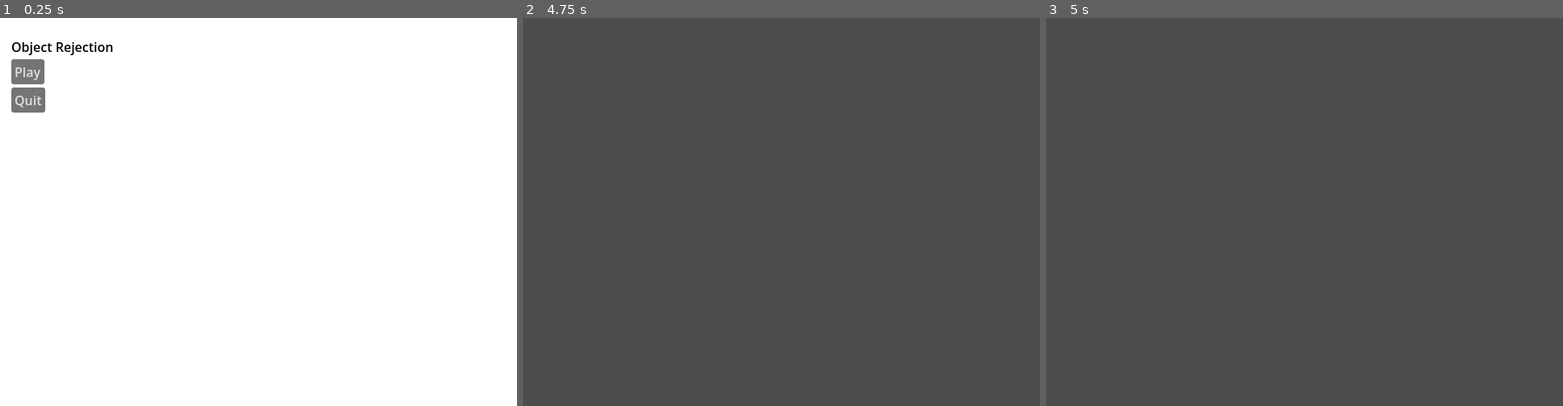
Above: before the commit, frames 1-3 (left to right).
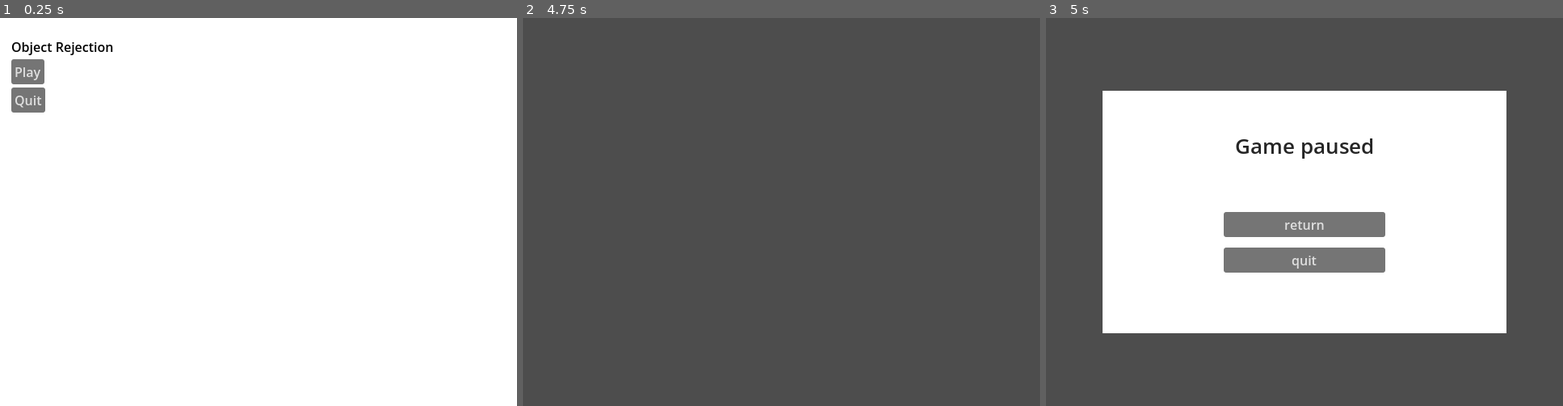
Above: after the commit, the same moments.

Repository: Cyberiada2025-2026/Lem-Jam
Game: Godot game, scene res://ui/main_menu/main_menu.tscn
The game is run twice, just before and just after one commit, with the same random seed, the same clock (stepped at 60 frames per second) and the same inputs.
Inputs (mouse positions are in pixels of both pictures, inside the frame that each line leads up to):
- Up to frame 1 (0.25 s): no input
- Up to frame 2 (4.75 s): click "Play" at 0.5 s; tap Enter at 1.25, 2.75, 4.25 s; move the mouse to (895, 192) at 1.27 s; click (895, 192) at 1.42 s; tap Space at 2, 3.5 s; move the mouse to (678, 231) at 2.02 s; click (678, 231) at 2.17 s; move the mouse to (833, 126) at 2.77 s; click (833, 126) at 2.92 s; move the mouse to (755, 289) at 3.52 s; click (755, 289) at 3.67 s; move the mouse to (936, 270) at 4.27 s; click (936, 270) at 4.42 s
- Up to frame 3 (5 s): tap Escape (pause, bound only after the commit) at 4.9 s

Frames 1-2 are identical in both runs. In frame 3, 49% of the frame differs, in the area x 10-90%, y 18-82%.

Commit message:
add pause menu functionality

Diff:
--- a/project.godot
+++ b/project.godot
@@ -26,6 +26,14 @@
 window/stretch/mode="viewport"
 window/stretch/scale_mode="integer"
 
+[input]
+
+pause={
+"deadzone": 0.2,
+"events": [Object(InputEventKey,"resource_local_to_scene":false,"resource_name":"","device":-1,"window_id":0,"alt_pressed":false,"shift_pressed":false,"ctrl_pressed":false,"meta_pressed":false,"pressed":false,"keycode":0,"physical_keycode":4194305,"key_label":0,"unicode":0,"location":0,"echo":false,"script":null)
+]
+}
+
 [physics]
 
 3d/physics_engine="Jolt Physics"
--- a/scenes/debug/enemy.tscn
+++ b/scenes/debug/enemy.tscn
@@ -1,6 +1,7 @@
 [gd_scene format=3 uid="uid://bxga0y1mkacxs"]
 
 [ext_resource type="PackedScene" uid="uid://dnsnqcshly5ek" path="res://shared/enemy/enemy.tscn" id="1_l7w7u"]
+[ext_resource type="PackedScene" uid="uid://coulty6lytj5" path="res://ui/pause_screen/pause_screen.tscn" id="2_dlhiu"]
 
 [sub_resource type="WorldBoundaryShape2D" id="WorldBoundaryShape2D_lsxvw"]
 normal = Vector2(0, 5)
@@ -41,3 +42,5 @@
 position = Vector2(200, 400)
 rotation = 3.1415927
 shape = SubResource("WorldBoundaryShape2D_lsxvw")
+
+[node name="PauseScreen" parent="." unique_id=870774568 instance=ExtResource("2_dlhiu")]
--- a/scenes/main/main.tscn
+++ b/scenes/main/main.tscn
@@ -1,3 +1,7 @@
 [gd_scene format=3 uid="uid://dxxe5d14gjlvc"]
 
+[ext_resource type="PackedScene" uid="uid://coulty6lytj5" path="res://ui/pause_screen/pause_screen.tscn" id="1_hyk8p"]
+
 [node name="Main" type="Node2D" unique_id=1586237799]
+
+[node name="PauseScreen" parent="." unique_id=870774568 instance=ExtResource("1_hyk8p")]
--- /dev/null
+++ b/ui/pause_screen/pause_screen.gd
@@ -0,0 +1,27 @@
+extends Node
+
+var game_pause = false
+
+func pause_game():
+	game_pause = true
+	get_child(0).visible = true
+	get_tree().paused = true
+
+func unpause_game():
+	game_pause = false
+	get_child(0).visible = false
+	get_tree().paused = false
+
+func _process(delta: float) -> void:
+	if Input.is_action_just_pressed("pause"):
+		if game_pause:
+			unpause_game()
+		else:
+			pause_game()
+
+
+func _on_return_button_pressed() -> void:
+	unpause_game() # Replace with function body.
+
+func _on_quit_button_pressed() -> void:
+	get_tree().quit() # Replace with function body.
--- a/ui/pause_screen/pause_screen.tscn
+++ b/ui/pause_screen/pause_screen.tscn
@@ -1,9 +1,93 @@
 [gd_scene format=3 uid="uid://coulty6lytj5"]
 
+[ext_resource type="Script" uid="uid://w71shtk56qfw" path="res://ui/pause_screen/pause_screen.gd" id="1_yfpbd"]
+
 [node name="PauseScreen" type="Control" unique_id=870774568]
+process_mode = 3
+custom_minimum_size = Vector2(640, 480)
 layout_mode = 3
-anchors_preset = 15
+anchors_preset = 0
+offset_right = 640.0
+offset_bottom = 480.0
+script = ExtResource("1_yfpbd")
+
+[node name="ColorRect" type="ColorRect" parent="." unique_id=703735644]
+visible = false
+layout_mode = 1
+anchors_preset = 8
+anchor_left = 0.5
+anchor_top = 0.5
+anchor_right = 0.5
+anchor_bottom = 0.5
+offset_left = -250.0
+offset_top = -150.0
+offset_right = 250.0
+offset_bottom = 150.0
+grow_horizontal = 2
+grow_vertical = 2
+
+[node name="Container" type="Control" parent="ColorRect" unique_id=925789750]
+layout_mode = 1
+anchors_preset = 8
+anchor_left = 0.5
+anchor_top = 0.5
+anchor_right = 0.5
+anchor_bottom = 0.5
+offset_left = -200.0
+offset_top = -100.0
+offset_right = 200.0
+offset_bottom = 100.0
+grow_horizontal = 2
+grow_vertical = 2
+
+[node name="RichTextLabel" type="RichTextLabel" parent="ColorRect/Container" unique_id=221464659]
+layout_mode = 1
+anchors_preset = 5
+anchor_left = 0.5
+anchor_right = 0.5
+offset_left = -100.0
+offset_right = 100.0
+offset_bottom = 40.0
+grow_horizontal = 2
+size_flags_horizontal = 3
+theme_override_colors/default_color = Color(0.14622876, 0.14622876, 0.14622873, 1)
+theme_override_font_sizes/normal_font_size = 26
+text = "Game paused"
+horizontal_alignment = 1
+
+[node name="Control" type="Control" parent="ColorRect/Container" unique_id=1540410375]
+layout_mode = 1
+anchors_preset = 7
+anchor_left = 0.5
+anchor_top = 1.0
+anchor_right = 0.5
+anchor_bottom = 1.0
+offset_left = -100.0
+offset_top = -100.0
+offset_right = 100.0
+offset_bottom = -25.0
+grow_horizontal = 2
+grow_vertical = 0
+
+[node name="Button" type="Button" parent="ColorRect/Container/Control" unique_id=41222308]
+layout_mode = 1
+anchors_preset = 10
+anchor_right = 1.0
+offset_bottom = 31.0
+grow_horizontal = 2
+text = "return"
+
+[node name="Button2" type="Button" parent="ColorRect/Container/Control" unique_id=458222226]
+layout_mode = 1
+anchors_preset = 12
+anchor_top = 1.0
 anchor_right = 1.0
 anchor_bottom = 1.0
+offset_top = -31.0
 grow_horizontal = 2
-grow_vertical = 2
+grow_vertical = 0
+text = "quit
+"
+
+[connection signal="pressed" from="ColorRect/Container/Control/Button" to="." method="_on_return_button_pressed"]
+[connection signal="pressed" from="ColorRect/Container/Control/Button2" to="." method="_on_quit_button_pressed"]
Not shown, added: ui/pause_screen/pause_screen.gd.uid
